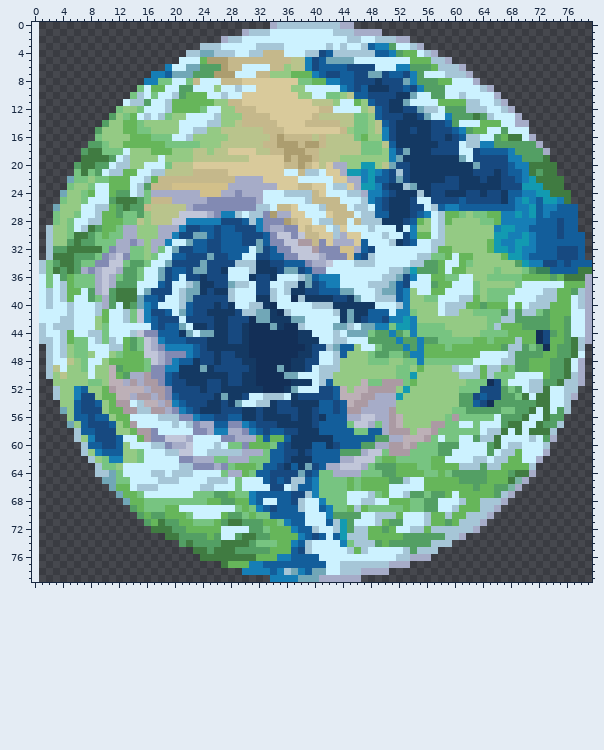
Sprite sheet, stored at wiki/images/george.png. The picture above is the old version.
The file is 79x80 pixels. The old version is drawn lined up with the new one, on the new canvas.
And afterwards:
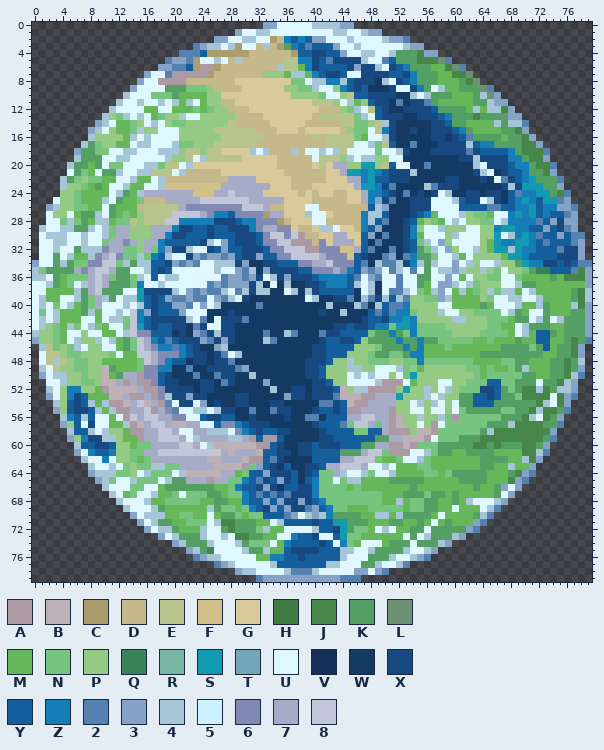
Palette (. is transparent): A #ab9aa3  B #bdb0b7  C #ac9d6f  D #c5b88b  E #b9c48c  F #d2c08a  G #d9ca9b  H #407b41  J #468648  K #539f64  L #6f9173  M #66b65a  N #77c481  P #94ca84  Q #398258  R #79b5a3  S #129ab1  T #71a7b7  U #dff8ff  V #132f57  W #143963  X #174980  Y #135e9b  Z #167eb6  2 #5581b0  3 #84a3c6  4 #a6c6d7  5 #ccf2ff  6 #828ab3  7 #a6acc8  8 #c1c6d9
What changed:
canvas 79x80 -> 80x80, the old top-left corner now at 1,0
Changed rows in their new state; - is an unchanged pixel.
first column x 0:
 0 ---------------------------------33UUUUU----33----------------------------------
 1 -----------------------------3UU--UUUUUUUUU--UU433------------------------------
 2 --------------------------33UU44UUCDZYZY33UUU-UUUU-332--------------------------
 3 -----------------------23--U4CUUD-DCKZY2YYY3UU4UUUUUU433------------------------
 4 ---------------------222YCCCCCCDD---DCYYX--Y3UU--UU4-KKJ33----------------------
 5 -------------------2332CUU4U-4------E-Z---2XXXX4UU2YKKKJJJL2--------------------
 6 ------------------3322YCAACD--DDDD-4E-M-------3--4UXY-----MJL2------------------
 7 ----------------3UU2AAAAACDDDDDD-P--M44------UU-XX------KKMMJJL-----------------
 8 ---------------3UUAAAAD-DDD--G-------N-U44--4-----4U-Y------MKJL----------------
 9 --------------3UUUUKK-NNNPDDDDGG----P-NN4UUP--------UU---U4MMKKKL2--------------
10 -------------4UUU-NNKM---PPGGG-------P--PNUU----------4U4--KMMMK4L3-------------
11 ------------4UU-UU4U4-4U-P-D-G--------------U4------2WXX2K----MKK433------------
12 -----------4UUUUMMUU---NMNP-D--G-----------DPN4U-------XXYK---M-M44J3-----------
13 ----------4PN4U4UMNP-4UUPPP--D---G-------------4U-------XXY----J-KKL33----------
14 ---------34UM-NPU4U-NNPPPPP-ED----G---------------4----------KMM--4K442---------
15 --------34U-M-N4P-UUUPPPP-E-----D--G--D---------U----------------MM-KJ3---------
16 --------4P---M4U4UUUUPP----E-----D-D------------UU4-----------2KKK--KKJ3--------
17 -------4-NP-M-U44UUU4--P--E-----D--DDD-DD-----UU4-----2------X-Y------JJ3-------
18 ------3-KN-UU44UUU444-E-PE-G---4U4--D4DUU4U4-UUUU-UU4X-------X2-------JJJ2------
19 ------4KKKUU4-UUUUU4--EU4-----G----DD-DDU----4U44--UU--------XX4-------JJ3------
20 -----4-KM-UNNUUU44NE-U4------------D--D------------YUU--2------4U------KJJ2-----
21 -----UKNMUKK-UU44EE-U4D----G--------DD-DDD----------X-4---------4U-----K-J3-----
22 ----4K-PN-M-UU4MMU4---------7---G----DDDDDG---------X-------------U2----KKK2----
23 ----4P-NMKMUU4MMUU4F-------7------G--D----GGG------2-WW-42----------4----KK3----
24 ----P-NM-MMU4-M-7------F--7-87---GGGGGDG--GDDGG------2-X--U4---------2----KJ2---
25 ---UP-NMMM4UKMMND--7----88888887-777GGGG----DGG7-3-2---XXUUU4---U4---------23---
26 --34--NNMMUKMMMDE----76-------8887D-G-GUUD---DDDY43-----XUUUU----22--------332--
27 --UP-UMKK-UKM-MPE---8---76Z-Y6666C7-G--4UU----DZ-4-------MUUU4----UU--------23--
28 --UUN4NKM-4-N-EPE--8-Z----X--YZZ6--CDG--UUD--D-Z-Y2------NMU4U----U4----2-3-33--
29 -4UU44KK4U4N7-P--7--ZX-Y-XY-X--Z67-6-GD--44U-GDZY3WW-X--UU----UU---------3--23--
30 -U-44UU4UU4-7-P--7-ZX-YYYXY--X--Y68-68A----7---Y3W2WW---UUU-4UUU---U4---2--3-22-
31 -UU44UU4UU-7-67P7-ZYYYY-X4U3-X--Y6-8-A----------W2WW---N4U3-UUUU---------2---23-
32 -UU4UUK44467-N-P7NZ3X-4UU-Y3--XXXY6-8--A--------2WW2WXYKN-U3-UU4----4------2--3-
33 -UUKU4MM46786N-4NZY4UU-323323-XX3Y-6-8----------WW23W2ZKK-UU4-U---------------3-
34 3UU-4KN-6-8-N4-44YYX3232UU444X3W-X-Y--6----666Y2W4224XZ--4UU3U4-UU4-----------22
35 4NKK-K7678-7K-UU4YXYUUUUUU4UU32--3X-XXY---676ZY323U2-U2U-U4434--4--U---------2J3
36 44UKMN--787NK-N4UYU44UUUUUU23323-U4X3XXX----ZY2U32UU2UUKKUU3UMU----UU-------JJJ3
37 UU4KMNU4787K--NZUU4UUUUUU232333X4WUW-W-X----ZY4U-WUU2UUKMU334U4----UU4KKMMMM---3
38 UUMMM-4K78K-KUUSX---4U323224U24X44WWU4-4----YYWU4WU224UNM43UM4M--4-44MU4MMM---J4
39 U4MMUU4KN74-U44S-XY322322U32-UXW--WWWWWU4----2W42X-Y42----34MMM---UU44UU-MM--KJ4
40 U4UNU-MKN7UUU4U4YXYY332U3U4W-WWW2-WWWWWWWW----42-4Y22-----UUMM----UUU4MM-K---4J3
41 UNU4MMMK4MUU4U8Z3-Y-Y3UUU---XWWWWW-WWWWWWXWW4W---2-2------4UU------U--MUU----KK3
42 U4U4MMMUUMU44N8ZYX---X4U2WUX--2WWW---WWWWWWW-W--------------44-----NM--U4-U4-KK3
43 U-PNM-NU4NMUUN8SYXY-XXW2XUUX-W-WWWW-WWWWWWWXXYXXY-----------------N--U4------KK3
44 4PPNMUUPUUMMU486-Y--WXW32X4X-W-WW2WW42--W2XXYYYY---------------------U4-YY---KK3
45 3PPNMU4PP-U-MKN87ZY2-X--32X3-W-WW42WWW---XYYXXYP---------------------K--YY---JK2
46 -4ENPN4UPPUUMKN876Z-2-YXW-34---WWWWWWWW---YY---PP-------------------KK---Y---J3-
47 -UEEPN-P-PPNU--8-76--ZYX-WX2U4-WWWWWWW---XYY--------------------KKKKK--------J3-
48 -UE4EPN-PPM----N876ZY-WX-WX-2W--WWWWW----XYP-4-----------------MMMMNN-------JK4-
49 -4U-P-N-P-BKM--N6-Z-W-2-WX---23-WWWWW---XYPP-44--UUU4-------PPNN-NM---4-----JK3-
50 -3U44--NP-BMK7-A6-YXW--2--2X-W-4WWWWWWWXXYP--U4U4UU-U--------PPN-N---NKKM---J-2-
51 --UU4--N-PB-7A7A-6YX-W--X-W2-W--W3WWW---XX---UUUU4---U----UU-----YY-NKKKU--J-3.-
52 --4U-Z-P-MAB---7A-6X---WX-W------W4W-XXWX-----44--------4-U4------Y---JJ-JK4-3--
53 --3U-ZXYMM-B-7A-7A64X-3--W-W-X-WWWWW3X-W---2------------4U4----Y--Y---JJJJUJ32--
54 ---4-YXY4M4A-B78-7A2UX-U3-XW-XXWWWX-W----22-----------U4-4U-U---YY------J4UJ3---
55 ---3PYX-Y4M4A-778-762UU44U4--W-2W-2--W----------------UU-UU-U----------J4JJ-2---
56 ----4Z-4YUUMUA8788776-UU-X-Y-W-XW---XW-22--------------4--4-------N---J4UJ-3----
57 ----3PYU-UUMM4-B7887BB77UU-6-ZYX--W---------2----------U--U--NN-NKK-4JJJJ--2----
58 -----4Y-4U4P-MA-77887UU77444U6ZYXY-X-W---X----------------------K-JJJJJJJJ3-----
59 -----3PZX-44PMMA778--7U4777744-AYAAYW----XX--------------UN--KK-JJJJJJJJJ-2-----
60 ------4Y-X-YP-MNN777-8-7U4BBBBBBAAYXW-XX-XX------------------KKJJ-JKKKJJK3------
61 ------3UZY-ZP-N-77888--88887B7--BY-X-WX---------------UU4---MMKKK-MMM-JJ42------
62 -------4UUZUP-NMN777777--BB7--BAAY2XW----------------UU4---MMMMMKKKK--4J3-------
63 --------4UU4UNPNN44NN77777BBBBAN3-XWYW-X--------UU4U---------MMM-KM-4--3--------
64 --------3--4-NPU4NNNU-BBBBB7-MNY-3---YW-----4UU4-UU4-----------------J32--------
65 ---------34NUU4NNNU-KK777A77N-ZY2XY3-YW----U-44------KKK------------J32---------
66 ----------4UUUNNUUMKKKKKKKMMNZYYX3-WYYXX-----------MMMKM-----------3U3----------
67 -----------4U-NUU4MMNUN--K-MN-ZY2-2-2--X-----NNNN--MMK------K------U3-----------
68 ------------4UUU4MM-----M-K-M-ZY-3Y3X-3XY----NNNNNM-4-----MMKM4UUU-3------------
69 -------------4UUU4K--MMMM4KNNMNZYX3-3XX23-----M-----------MMU---U-2-------------
70 --------------3U444--N-MMUMK-NMN-Y--23U434-----MM--M4KKKK-UM--MK-2--------------
71 ---------------3U4K-M-N--U4JJK--M-U4Y--YXY-S--KKMM---MMKMU---MM32---------------
72 ----------------3U44-M--4UUKJKK-N4--UUUU-YYX--NN-U4UMMKKUKKKKK32----------------
73 ------------------3U4---4UU4UJJK-M-UUZY--UU--NNM-----U-U4--K-3------------------
74 --------------------34K--4UUU4KN--U-ZY-YYXYU--MUUU----U--K-3--------------------
75 ----------------------34KJUUUU4--4--YX-XXYYY4-UU4KKKK-UU-3----------------------
76 -----------------------2344UUUUU--Z-Y-X--YYY4UUUKKK4UU432-----------------------
77 --------------------------234UUUUU4-------44UUUKK-UU42--------------------------
78 -----------------------------344UUUU-2224UUUUU33U32-----------------------------
79 --------------------------------233333333333222---------------------------------
